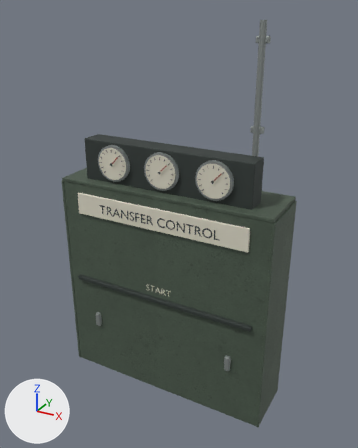
A saved change to the glTF model content/models/pressure_control_casing.glb.
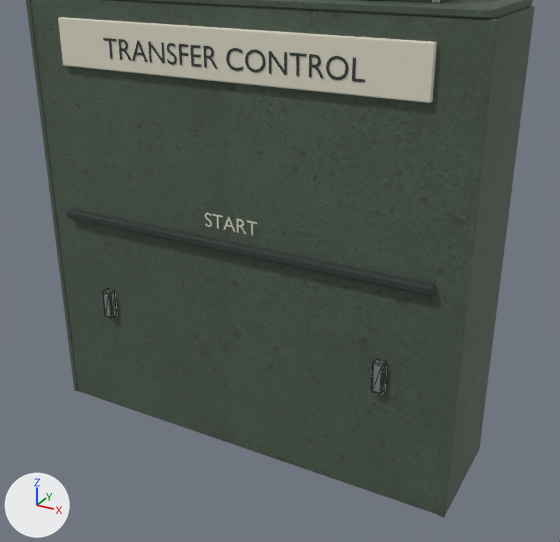
There are two pictures of each version: one whole from a 50 mm camera at (2.02, -3.57, 3.47) aimed at (0.05, 0.0, 1.68), one close up from a 50 mm camera at (1.66, -2.88, 2.26) aimed at (0.11, -0.06, 0.85). Every picture has the same lights, and +X, +Y and +Z are marked at lower left. The last two pictures show the newer version. The close-ups show mesh edges as thin lines.

In view in the first close-up: 'pressure_control_casing / transfer_dark_steel', 'pressure_control_casing / transfer_galvanized', 'pressure_control_casing / transfer_green_enamel', 'pressure_control_casing / transfer_instrument_ivory'.
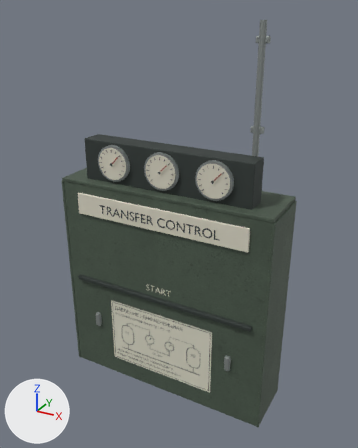
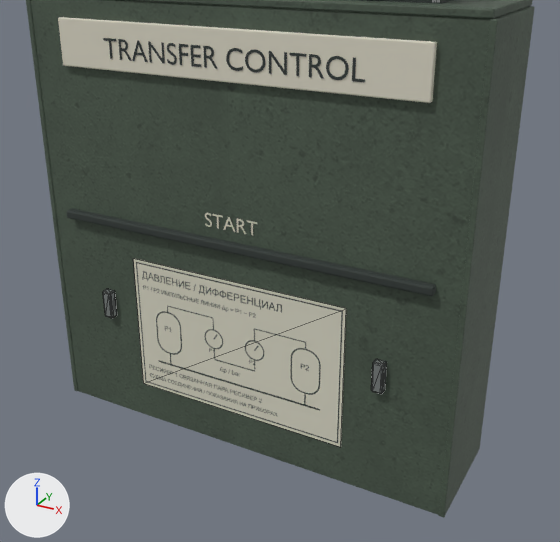
Pixel boxes (x1, y1, x2, y2) of what changed, in the close-ups (560 x 542 px):
'Printed circuit legend', added
    after: (133, 259, 346, 447)

What the commit changed:
Picture 'pressure' (img_pressure) is new.
Material 'RC / pressure / printed circuit legend.002' (mat_rc___pressure___printed_circuit_legend_002) is new.
Its texture is img_pressure.
Its roughness is 0.92.
Mesh me_printed_circuit_legend is new.
It has 4 vertices, 2 faces and spans x -0.54..0.54, y -0.289, z 0.19..0.865.
It uses material mat_rc___pressure___printed_circuit_legend_002 (picture img_pressure).
Object 'Printed circuit legend' (ob_printed_circuit_legend) is new; it shows me_printed_circuit_legend.
Its location is (0.0, 0.0, 0.0).
